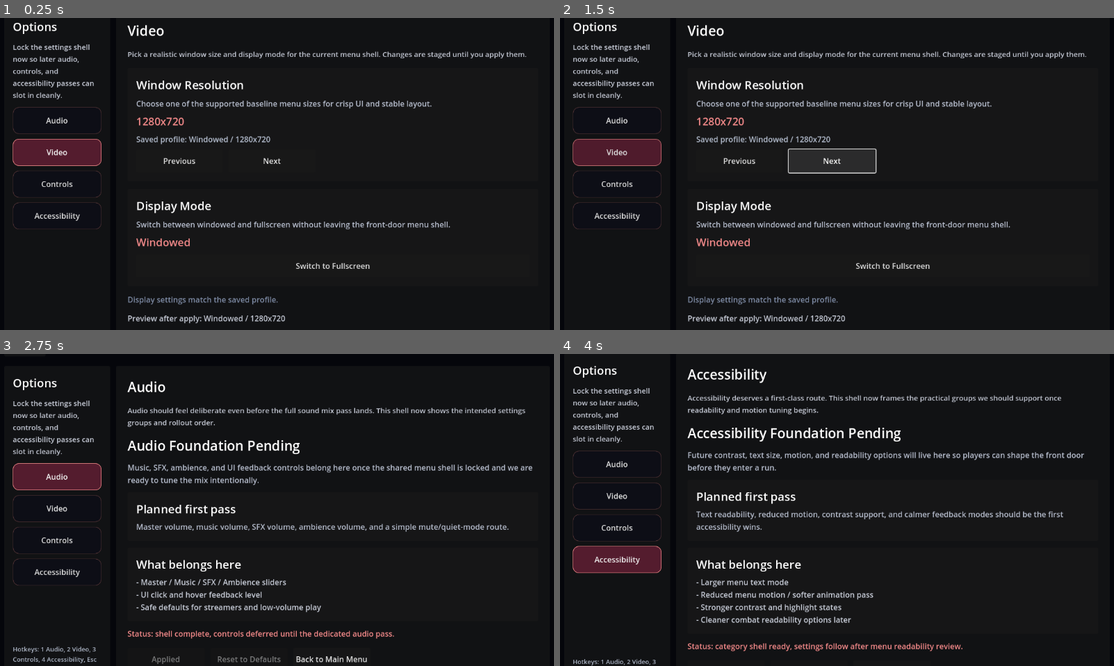
Above: before the commit, frames 1-4 (two rows, left to right).
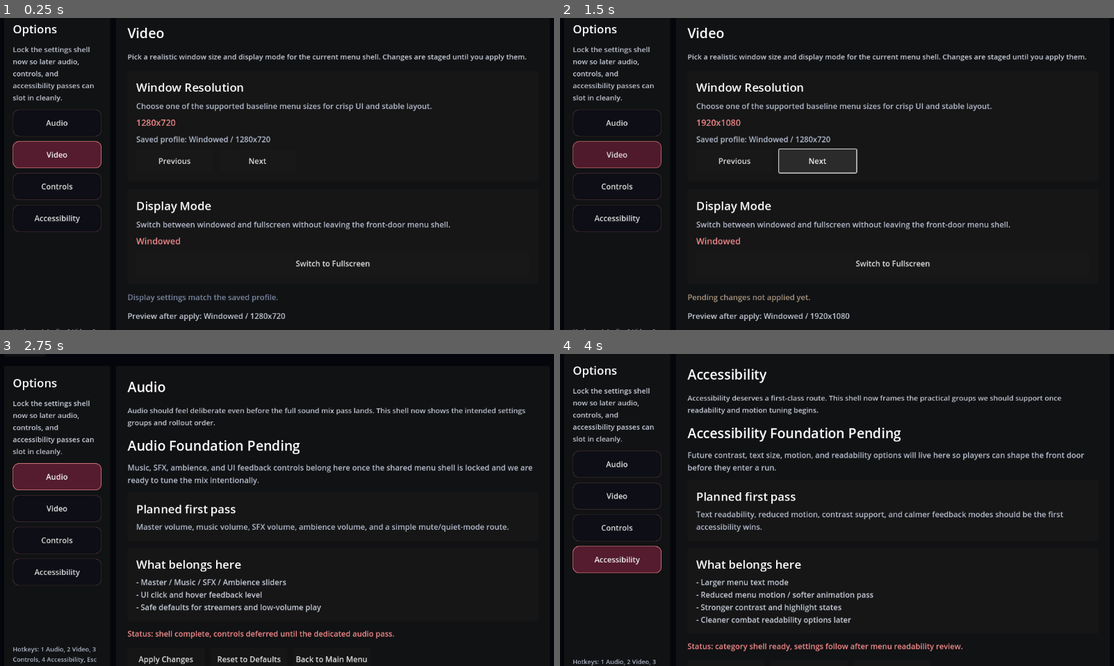
Above: after the commit, the same moments.

Repository: KevinRabbe/bullet-hell-roughe-lite
Game: Godot game, scene res://scenes/ui/OptionsMenu.tscn
The game is run twice, just before and just after one commit, with the same random seed, the same clock (stepped at 60 frames per second) and the same inputs. This scene is started directly instead of the project's main scene.
Inputs:
- Up to frame 1 (0.25 s): no input
- Up to frame 2 (1.5 s): click "Next" at 0.5 s; click "Next" at 1.25 s
- Up to frame 3 (2.75 s): click "Audio" at 2 s
- Up to frame 4 (4 s): click "Video" at 2.75 s; click "Accessibility" at 3.5 s

The runs differ from the first frame. In frame 1, 5.5% of the frame differs, in the area x 2-95%, y 1-100%; in frame 2, 5.7%; in frame 3, 0.2%; in frame 4, less than 0.1%.

Commit message:
Fix options display settings wiring

Diff:
--- a/scripts/ui/options_menu.gd
+++ b/scripts/ui/options_menu.gd
@@ -32,14 +32,14 @@
 @onready var placeholder_focus_body_label: Label = $RootMargin/RootVBox/MainHBox/ContentPanel/ContentMargin/ContentVBox/PlaceholderContent/FocusBlock/FocusMargin/FocusVBox/FocusBody
 @onready var placeholder_checklist_label: Label = $RootMargin/RootVBox/MainHBox/ContentPanel/ContentMargin/ContentVBox/PlaceholderContent/ChecklistBlock/ChecklistMargin/ChecklistVBox/ChecklistBody
 @onready var placeholder_status_label: Label = $RootMargin/RootVBox/MainHBox/ContentPanel/ContentMargin/ContentVBox/PlaceholderContent/StatusLabel
-@onready var resolution_value_label: Label = $RootMargin/RootVBox/MainHBox/ContentPanel/ContentMargin/ContentVBox/VideoContent/ResolutionBlock/ResolutionValue
-@onready var saved_profile_value_label: Label = $RootMargin/RootVBox/MainHBox/ContentPanel/ContentMargin/ContentVBox/VideoContent/ResolutionBlock/SavedProfileValue
-@onready var fullscreen_value_label: Label = $RootMargin/RootVBox/MainHBox/ContentPanel/ContentMargin/ContentVBox/VideoContent/FullscreenBlock/FullscreenValue
+@onready var resolution_value_label: Label = $RootMargin/RootVBox/MainHBox/ContentPanel/ContentMargin/ContentVBox/VideoContent/ResolutionBlock/ResolutionMargin/ResolutionVBox/ResolutionValue
+@onready var saved_profile_value_label: Label = $RootMargin/RootVBox/MainHBox/ContentPanel/ContentMargin/ContentVBox/VideoContent/ResolutionBlock/ResolutionMargin/ResolutionVBox/SavedProfileValue
+@onready var fullscreen_value_label: Label = $RootMargin/RootVBox/MainHBox/ContentPanel/ContentMargin/ContentVBox/VideoContent/FullscreenBlock/FullscreenMargin/FullscreenVBox/FullscreenValue
 @onready var dirty_state_label: Label = $RootMargin/RootVBox/MainHBox/ContentPanel/ContentMargin/ContentVBox/VideoContent/DirtyState
 @onready var preview_summary_label: Label = $RootMargin/RootVBox/MainHBox/ContentPanel/ContentMargin/ContentVBox/VideoContent/PreviewSummary
-@onready var resolution_prev_button: Button = $RootMargin/RootVBox/MainHBox/ContentPanel/ContentMargin/ContentVBox/VideoContent/ResolutionBlock/ResolutionControls/ResolutionPrevButton
-@onready var resolution_next_button: Button = $RootMargin/RootVBox/MainHBox/ContentPanel/ContentMargin/ContentVBox/VideoContent/ResolutionBlock/ResolutionControls/ResolutionNextButton
-@onready var fullscreen_toggle_button: Button = $RootMargin/RootVBox/MainHBox/ContentPanel/ContentMargin/ContentVBox/VideoContent/FullscreenBlock/FullscreenToggleButton
+@onready var resolution_prev_button: Button = $RootMargin/RootVBox/MainHBox/ContentPanel/ContentMargin/ContentVBox/VideoContent/ResolutionBlock/ResolutionMargin/ResolutionVBox/ResolutionControls/ResolutionPrevButton
+@onready var resolution_next_button: Button = $RootMargin/RootVBox/MainHBox/ContentPanel/ContentMargin/ContentVBox/VideoContent/ResolutionBlock/ResolutionMargin/ResolutionVBox/ResolutionControls/ResolutionNextButton
+@onready var fullscreen_toggle_button: Button = $RootMargin/RootVBox/MainHBox/ContentPanel/ContentMargin/ContentVBox/VideoContent/FullscreenBlock/FullscreenMargin/FullscreenVBox/FullscreenToggleButton
 @onready var apply_button: Button = $RootMargin/RootVBox/MainHBox/ContentPanel/ContentMargin/ContentVBox/ActionRow/ApplyButton
 @onready var reset_button: Button = $RootMargin/RootVBox/MainHBox/ContentPanel/ContentMargin/ContentVBox/ActionRow/ResetButton
 @onready var back_button: Button = $RootMargin/RootVBox/MainHBox/ContentPanel/ContentMargin/ContentVBox/ActionRow/BackButton
